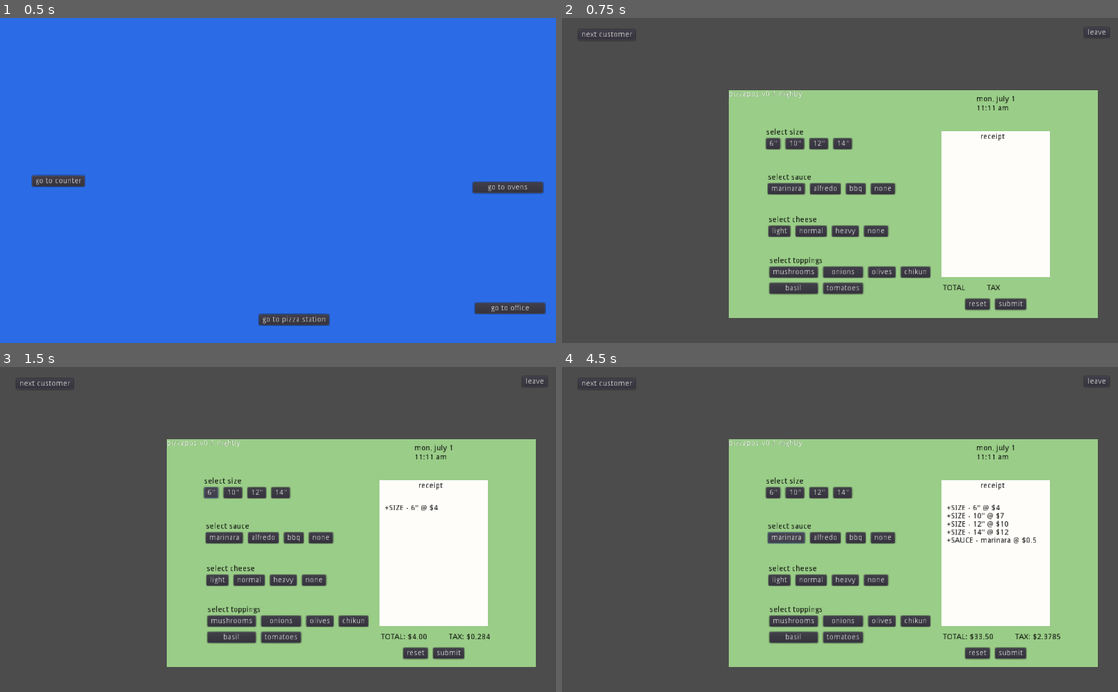
Above: before the commit, frames 1-4 (two rows, left to right).
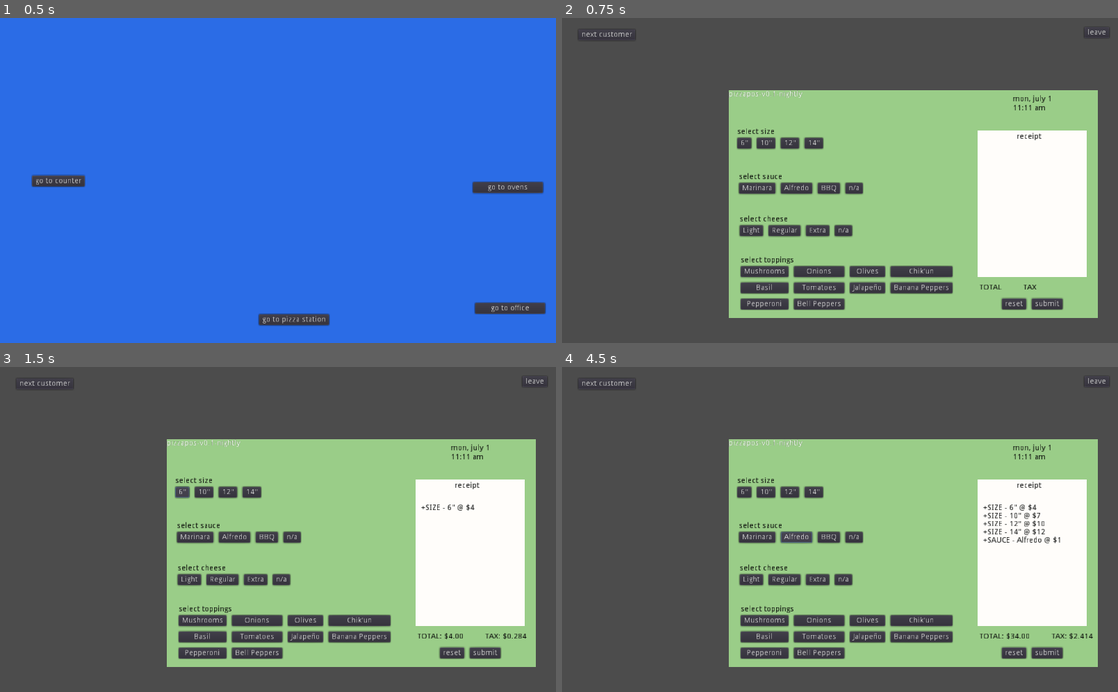
Above: after the commit, the same moments.

Repository: lstebner/pizzatheworld
Game: Godot game, scene res://scenes/PizzaShop.tscn
Same seed, same stepped clock (60 frames per second), same inputs: the game is played once before the commit and once after it.
Inputs (mouse positions are in pixels of both pictures, inside the frame that each line leads up to):
- Up to frame 1 (0.5 s): no input
- Up to frame 2 (0.75 s): click "go to counter" at 0.5 s
- Up to frame 3 (1.5 s): click "6'" at 1.25 s
- Up to frame 4 (4.5 s): click "10'" at 2 s; click "12'" at 2.75 s; click "14'" at 3.5 s; click (784, 539) at 4.25 s, where only the run before the commit has a clickable "marinara"

Frame 1 is identical in both runs. In frame 2, 12% of the frame differs, in the area x 31-95%, y 23-91%; in frame 3, 12%; in frame 4, 13%, in the area x 31-96%, y 23-91%.

Commit message:
adding Names class
  - moving away from using keys() of enums as strings, this inroduces a
    Names file which contains all the string names of things
  - updated PizzaStation, Counter, and POS to use Names
  - updated PizzaStation to dynamically generate buttons for everything
  - some dialog updates for "none" selections

Diff:
--- a/Constants.gd
+++ b/Constants.gd
@@ -45,6 +45,10 @@
 	chikun,
 	basil,
 	tomatoes,
+	jalapeno,
+	bananaPeppers,
+	pepperoni,
+	bellPeppers,
 }
 
 enum SAUCES {
@@ -61,13 +65,6 @@
 	none,
 }
 
-const PIZZA_SIZE_LABELS = {
-	PIZZA_SIZES.six: "6\"",
-	PIZZA_SIZES.ten: "10\"",
-	PIZZA_SIZES.twelve: "12\"",
-	PIZZA_SIZES.fourteen: "14\"",
-}
-
 const PIZZA_BAKE_TIMES = {
 	PIZZA_SIZES.six:  6,
 	PIZZA_SIZES.ten: 9,
--- a/Models.gd
+++ b/Models.gd
@@ -99,7 +99,7 @@
 	func setSize(newSize):
 		size = newSize
 		bakeTime = Constants.PIZZA_BAKE_TIMES[size]
-		sizeLabel = Constants.PIZZA_SIZE_LABELS[size]
+		sizeLabel = Names.SIZES[size]
 
 	func isComplete():
 		# toppings are considered optional, everything else is required
@@ -116,12 +116,12 @@
 			toppingsString = "none"
 		else:
 			for topping in toppings:
-				toppingsString += "%s, " % Constants.TOPPINGS.keys()[topping]
+				toppingsString += "%s, " % Names.TOPPINGS[topping]
 
 		desc += "id: %s\n" % id
 		desc += "size: %s\n" % sizeLabel
-		desc += "sauce: %s\n" % Constants.SAUCES.keys()[sauce]
-		desc += "cheese: %s\n" % Constants.CHEESES.keys()[cheese]
+		desc += "sauce: %s\n" % Names.SAUCES[sauce]
+		desc += "cheese: %s\n" % Names.CHEESES[cheese]
 		desc += "toppings: %s\n" % toppingsString
 		desc += "status: %s\n" % Constants.PIZZA_STATUSES.keys()[status]
 
@@ -226,10 +226,10 @@
 
 	func lineItemsString():
 		var items = ""
-		var toppingNames = Constants.TOPPINGS.keys()
-		var sauceNames = Constants.SAUCES.keys()
-		var cheeseNames = Constants.CHEESES.keys()
-		var sizeNames = Constants.PIZZA_SIZE_LABELS
+		var toppingNames = Names.TOPPINGS
+		var sauceNames = Names.SAUCES
+		var cheeseNames = Names.CHEESES
+		var sizeNames = Names.SIZES
 
 		for item in lineItems:
 			var newLineItem = ""
@@ -311,24 +311,33 @@
 	func dialogForOrder():
 		var chosenPizza = desiredPizzas[rng.randi() % desiredPizzas.size()]
 		var dialog = []
+		var greetings = ["hello", "hi", "good afternoon", "yo", ""]
+		var randomGreeting = greetings[rng.randi() % greetings.size()]
 
 		# greeting
-		dialog.append("hello")
+		if randomGreeting != "":
+			dialog.append(randomGreeting)
 		# size
-		dialog.append("I would like a %s pizza," % Constants.PIZZA_SIZE_LABELS[chosenPizza.size])
+		dialog.append("I would like a %s pizza," % Names.SIZES[chosenPizza.size])
 		# sauce
-		dialog.append("with %s sauce," % Constants.SAUCES.keys()[chosenPizza.sauce])
+		if chosenPizza.sauce == Constants.SAUCES.none:
+			dialog.append("without sauce")
+		else:
+			dialog.append("with %s sauce," % Names.SAUCES[chosenPizza.sauce])
 		# cheese
-		dialog.append("%s cheese," % Constants.CHEESES.keys()[chosenPizza.cheese])
+		if chosenPizza.cheese == Constants.CHEESES.none:
+			dialog.append("without cheese")
+		else:
+			dialog.append("%s cheese," % Names.CHEESES[chosenPizza.cheese])
 		# toppings
 		if chosenPizza.hasToppings():
 			var toppingsString = "and topped with "
 			if chosenPizza.numToppings() == 1:
-				toppingsString += Constants.TOPPINGS.keys()[chosenPizza.toppings[0]]
+				toppingsString += Names.TOPPINGS[chosenPizza.toppings[0]]
 			else:
 				for t in chosenPizza.toppings.slice(0, chosenPizza.toppings.size() - 1):
-					toppingsString += "%s..." % Constants.TOPPINGS.keys()[t]
-				toppingsString += " and %s" % Constants.TOPPINGS.keys()[chosenPizza.toppings[-1]]
+					toppingsString += "%s..." % Names.TOPPINGS[t]
+				toppingsString += " and %s" % Names.TOPPINGS[chosenPizza.toppings[-1]]
 			dialog.append(toppingsString)
 		else:
 			dialog.append("and that's it!")
--- /dev/null
+++ b/Names.gd
@@ -0,0 +1,38 @@
+extends Node
+
+var SAUCES = {
+	-1: "-",
+	Constants.SAUCES.alfredo: "Alfredo",
+	Constants.SAUCES.marinara: "Marinara",
+	Constants.SAUCES.bbq: "BBQ",
+	Constants.SAUCES.none: "n/a"
+}
+
+var TOPPINGS = {
+	Constants.TOPPINGS.mushrooms: "Mushrooms",
+	Constants.TOPPINGS.onions: "Onions",
+	Constants.TOPPINGS.olives: "Olives",
+	Constants.TOPPINGS.chikun: "Chik'un",
+	Constants.TOPPINGS.basil: "Basil",
+	Constants.TOPPINGS.tomatoes: "Tomatoes",
+	Constants.TOPPINGS.jalapeno: "Jalapeño",
+	Constants.TOPPINGS.bananaPeppers: "Banana Peppers",
+	Constants.TOPPINGS.pepperoni: "Pepperoni",
+	Constants.TOPPINGS.bellPeppers: "Bell Peppers"
+}
+
+var CHEESES = {
+	-1: "-",
+	Constants.CHEESES.light: "Light",
+	Constants.CHEESES.normal: "Regular",
+	Constants.CHEESES.heavy: "Extra",
+	Constants.CHEESES.none: "n/a",
+}
+
+var SIZES = {
+	-1: "-",
+	Constants.PIZZA_SIZES.six: "6\"",
+	Constants.PIZZA_SIZES.ten: "10\"",
+	Constants.PIZZA_SIZES.twelve: "12\"",
+	Constants.PIZZA_SIZES.fourteen: "14\"",
+}
--- a/World.gd
+++ b/World.gd
@@ -6,11 +6,7 @@
 
 # Called when the node enters the scene tree for the first time.
 func _ready():
-	var timer = Timer.new()
-	add_child(timer)
-	timer.set_wait_time(1)
-	timer.connect("timeout", self, "_on_timer_timeout")
-	timer.start()
+	pass
 
-func _on_timer_timeout():
-	timeSinceEpoch += 1
+func _process(delta):
+	timeSinceEpoch += delta
--- a/project.godot
+++ b/project.godot
@@ -22,6 +22,7 @@
 [autoload]
 
 Constants="*res://Constants.gd"
+Names="*res://Names.gd"
 GlobalWorld="*res://World.gd"
 Models="*res://Models.gd"
 Player="*res://Player.gd"
--- a/scenes/Counter.gd
+++ b/scenes/Counter.gd
@@ -1,12 +1,6 @@
 extends Node2D
 
 signal leave
-
-# Declare member variables here. Examples:
-# var a = 2
-# var b = "text"
-
-const ORDER_MESSAGE = "hi there... i'll take a 6 inch pizza, with marinara sauce, extra cheese, mushrooms, and ... . .. olives."
 
 const DialogBubble = preload("res://scenes/DialogBubble.tscn")
 
--- a/scenes/DialogBubble.tscn
+++ b/scenes/DialogBubble.tscn
@@ -25,7 +25,7 @@
 }
 
 [node name="Timer" type="Timer" parent="."]
-wait_time = 0.2
+wait_time = 0.1
 
 [node name="CompleteTimer" type="Timer" parent="."]
 one_shot = true
--- a/scenes/POS.gd
+++ b/scenes/POS.gd
@@ -13,25 +13,25 @@
 func createAllButtons():
 	for size in Constants.PIZZA_SIZES.values():
 		var button = Button.new()
-		button.text = Constants.PIZZA_SIZE_LABELS[size]
+		button.text = Names.SIZES[size]
 		button.connect("pressed", self, "_on_size_button_pressed", [size])
 		$size/VBoxContainer/GridContainer.add_child(button)
 
 	for topping in Constants.TOPPINGS.values():
 		var button = Button.new()
-		button.text = Constants.TOPPINGS.keys()[topping]
+		button.text = Names.TOPPINGS[topping]
 		button.connect("pressed", self, "_on_topping_button_pressed", [topping])
 		$toppings/VBoxContainer/GridContainer.add_child(button)
 
 	for sauce in Constants.SAUCES.values():
 		var button = Button.new()
-		button.text = Constants.SAUCES.keys()[sauce]
+		button.text = Names.SAUCES[sauce]
 		button.connect("pressed", self, "_on_sauce_button_pressed", [sauce])
 		$sauce/VBoxContainer/GridContainer.add_child(button)
 
 	for cheese in Constants.CHEESES.values():
 		var button = Button.new()
-		button.text = Constants.CHEESES.keys()[cheese]
+		button.text = Names.CHEESES[cheese]
 		button.connect("pressed", self, "_on_cheese_button_pressed", [cheese])
 		$cheese/VBoxContainer/GridContainer.add_child(button)
 
--- a/scenes/POS.tscn
+++ b/scenes/POS.tscn
@@ -22,7 +22,7 @@
 }
 
 [node name="size" type="Node2D" parent="."]
-position = Vector2( 69.2063, 70.3793 )
+position = Vector2( 16.0698, 69.4043 )
 
 [node name="VBoxContainer" type="VBoxContainer" parent="size"]
 margin_right = 40.0
@@ -52,7 +52,7 @@
 }
 
 [node name="sauce" type="Node2D" parent="."]
-position = Vector2( 72.4009, 153.597 )
+position = Vector2( 19.2644, 152.622 )
 
 [node name="VBoxContainer" type="VBoxContainer" parent="sauce"]
 margin_right = 40.0
@@ -81,7 +81,7 @@
 }
 
 [node name="cheese" type="Node2D" parent="."]
-position = Vector2( 73.7308, 231.895 )
+position = Vector2( 20.5943, 230.92 )
 
 [node name="VBoxContainer" type="VBoxContainer" parent="cheese"]
 margin_right = 40.0
@@ -104,7 +104,7 @@
 columns = 4
 
 [node name="toppings" type="Node2D" parent="."]
-position = Vector2( 75.5146, 307.41 )
+position = Vector2( 22.3781, 306.435 )
 
 [node name="VBoxContainer" type="VBoxContainer" parent="toppings"]
 margin_right = 40.0
@@ -128,7 +128,7 @@
 columns = 4
 
 [node name="receipt" type="Node2D" parent="."]
-position = Vector2( 391.894, 83.8391 )
+position = Vector2( 459.168, 83.3516 )
 
 [node name="ColorRect" type="ColorRect" parent="receipt"]
 margin_top = -8.91904
@@ -161,7 +161,7 @@
 }
 
 [node name="actions" type="Node2D" parent="."]
-position = Vector2( 436.087, 384.654 )
+position = Vector2( 503.361, 384.167 )
 
 [node name="GridContainer" type="GridContainer" parent="actions"]
 margin_right = 40.0
@@ -190,7 +190,7 @@
 }
 
 [node name="clock" type="Node2D" parent="."]
-position = Vector2( 456.331, 9.30173 )
+position = Vector2( 523.605, 8.81424 )
 
 [node name="datetime" type="Label" parent="clock"]
 margin_right = 40.0
@@ -203,10 +203,10 @@
 }
 
 [node name="HBoxContainer" type="HBoxContainer" parent="."]
-margin_left = 394.868
-margin_top = 344.656
-margin_right = 574.868
-margin_bottom = 384.656
+margin_left = 462.142
+margin_top = 344.169
+margin_right = 642.142
+margin_bottom = 384.169
 custom_constants/separation = 40
 __meta__ = {
 "_edit_use_anchors_": false
--- a/scenes/PizzaStation.gd
+++ b/scenes/PizzaStation.gd
@@ -38,21 +38,21 @@
 	for size in Constants.PIZZA_SIZES.values():
 		var button = Button.new()
 		button.add_to_group("pizza_station_buttons")
-		button.text = Constants.PIZZA_SIZE_LABELS[size]
+		button.text = Names.SIZES[size]
 		button.connect("pressed", self, "_on_size_button_pressed", [size])
 		$Pans/VBoxContainer.add_child(button)
 
 	for topping in Constants.TOPPINGS.values():
 		var button = Button.new()
 		button.add_to_group("pizza_station_buttons")
-		button.text = Constants.TOPPINGS.keys()[topping]
+		button.text = Names.TOPPINGS[topping]
 		button.connect("pressed", self, "_on_topping_button_pressed", [topping])
 		$Toppings/GridContainer.add_child(button)
 
 	for sauce in Constants.SAUCES.values():
 		var button = Button.new()
 		button.add_to_group("pizza_station_buttons")
-		button.text = Constants.SAUCES.keys()[sauce]
+		button.text = Names.SAUCES[sauce]
 		button.connect("pressed", self, "_on_sauce_button_pressed", [sauce])
 		$Sauces/VBoxContainer.add_child(button)
 
@@ -114,7 +114,7 @@
 		return
 
 	pizzaInProgress.sauce = sauce
-	displayFlashMessage("%s sauce selected" % Constants.SAUCES.keys()[pizzaInProgress.sauce])
+	displayFlashMessage("%s sauce selected" % Names.SAUCES[pizzaInProgress.sauce])
 
 func _on_topping_button_pressed(topping):
 	if !pizzaInProgress.isCheeseSet():
@@ -122,7 +122,7 @@
 		return
 
 	var addingExtra = pizzaInProgress.hasTopping(topping)
-	var toppingName = Constants.TOPPINGS.keys()[topping]
+	var toppingName = Names.TOPPINGS[topping]
 	pizzaInProgress.toppings.append(topping)
 
 	if addingExtra:
@@ -143,7 +143,7 @@
 
 	pizzaInProgress.addCheese()
 
-	displayFlashMessage("using a %s amount of cheese" % Constants.CHEESES.keys()[pizzaInProgress.cheese])
+	displayFlashMessage("using a %s amount of cheese" % Names.CHEESES[pizzaInProgress.cheese])
 
 func _on_no_cheese_button_pressed():
 	if !pizzaInProgress.isSauceSet():
